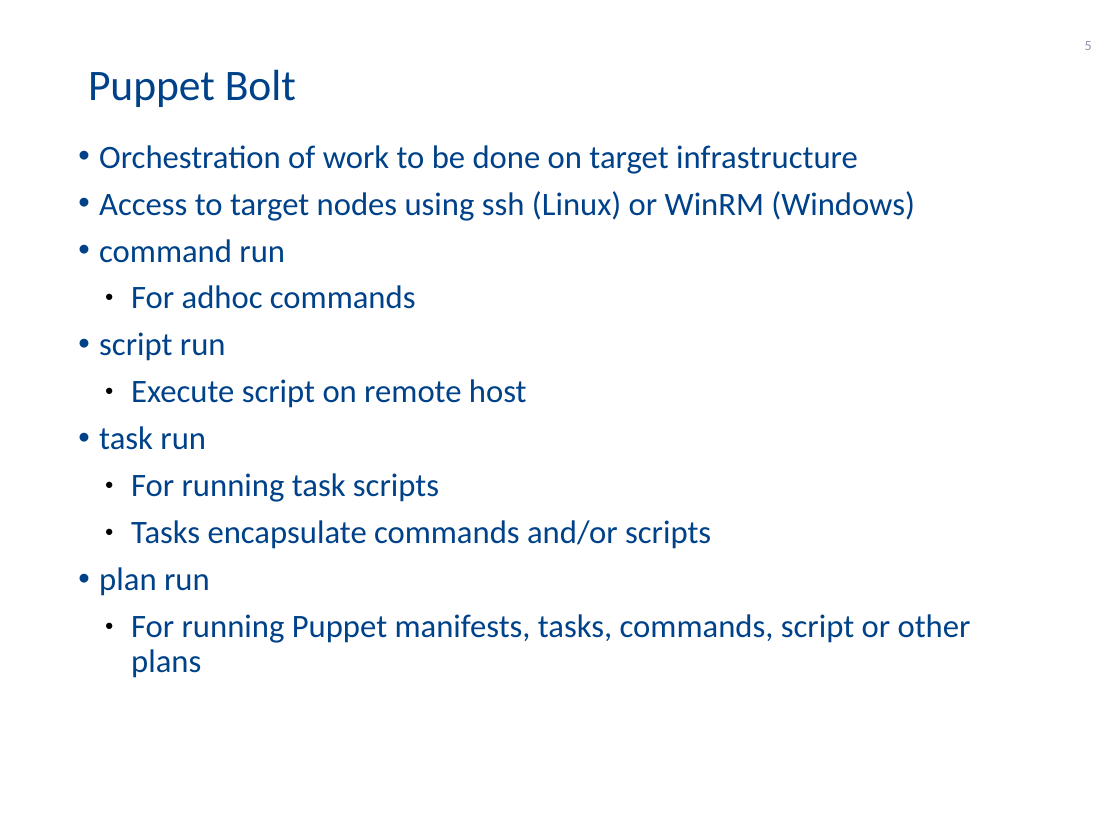
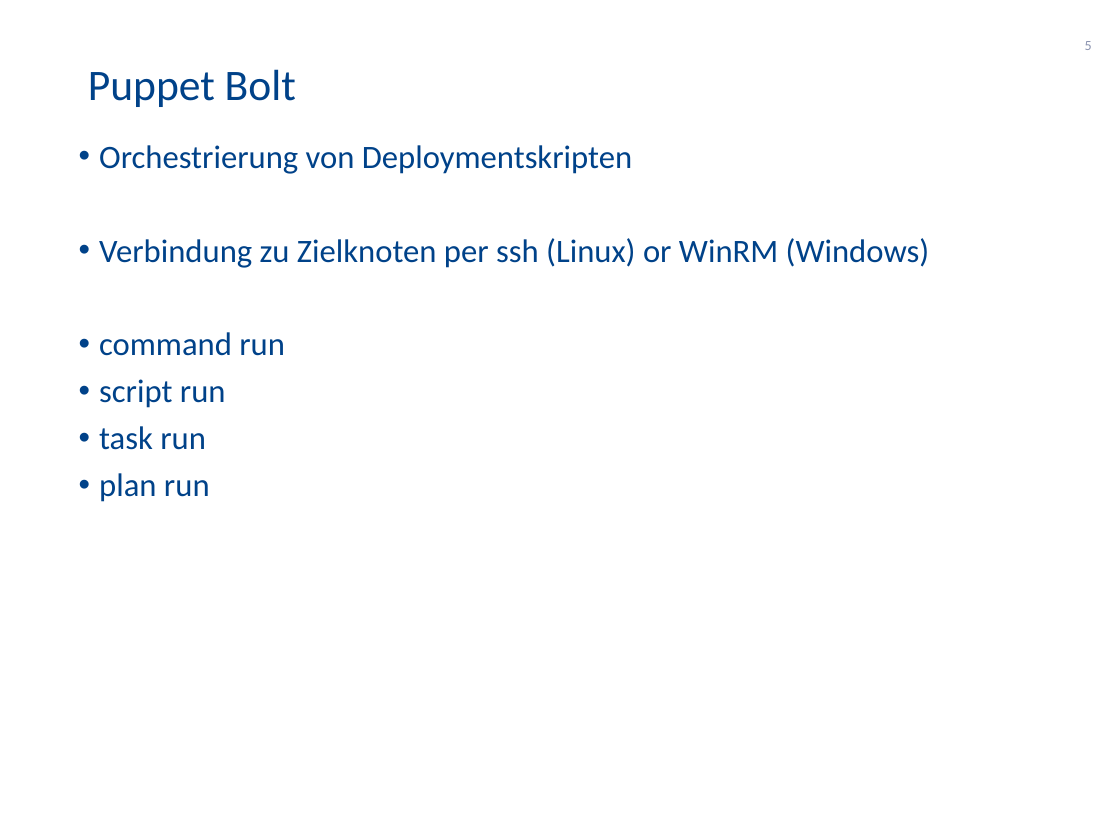
Before and after one commit to 4derstap/abis-deploy-ansible, a slide deck: slide 5 of docs/DermalogABISBEDeployment.pptx. Drawn at 1120x840 pixels with LibreOffice and Linux fonts; fonts in the diff are those of the drawing; background and template pictures are left out. Boxes give left, top, right and bottom in pixels: in the first picture for what was removed or moved away, otherwise in the second. Text is boxed around its words. In the diff, an @@ line names an element or a change of style, - is before the commit and + after.

```diff
--- a/docs/DermalogABISBEDeployment.pptx
+++ b/docs/DermalogABISBEDeployment.pptx
@@ text at [99,145,930,268]: text changed @@
-• Orchestration of work to be done on target infrastructure
-• Access to target nodes using ssh (Linux) or WinRM (Windows)
+• Orchestrierung von Deploymentskripten
+• Verbindung zu Zielknoten per ssh (Linux) or WinRM (Windows)
@@ text at [131,285,416,309]: paragraph removed @@
-  ● For adhoc commands
@@ text at [99,332,285,502]: indent changed @@
@@ text at [131,379,527,408]: paragraph removed @@
-  ● Execute script on remote host
@@ text at [131,473,711,549]: paragraphs removed @@
-  ● For running task scripts
-  ● Tasks encapsulate commands and/or scripts
@@ text at [131,614,971,643]: paragraph removed @@
-  ● For running Puppet manifests, tasks, commands, script or other plans
```
Also in this commit, not shown: 5 other slides changed, 5 slides added, 6 slides removed, 4 other files.
